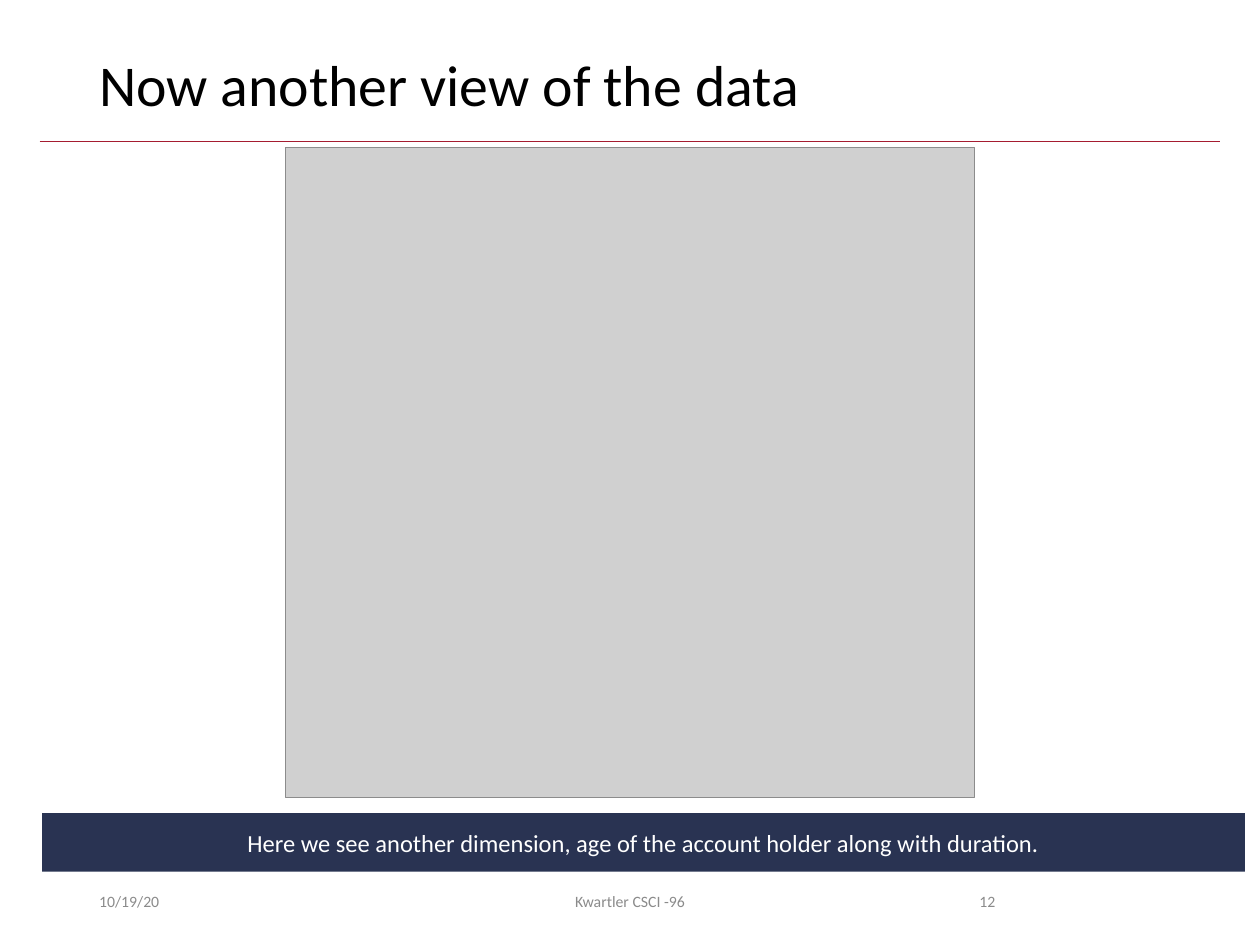
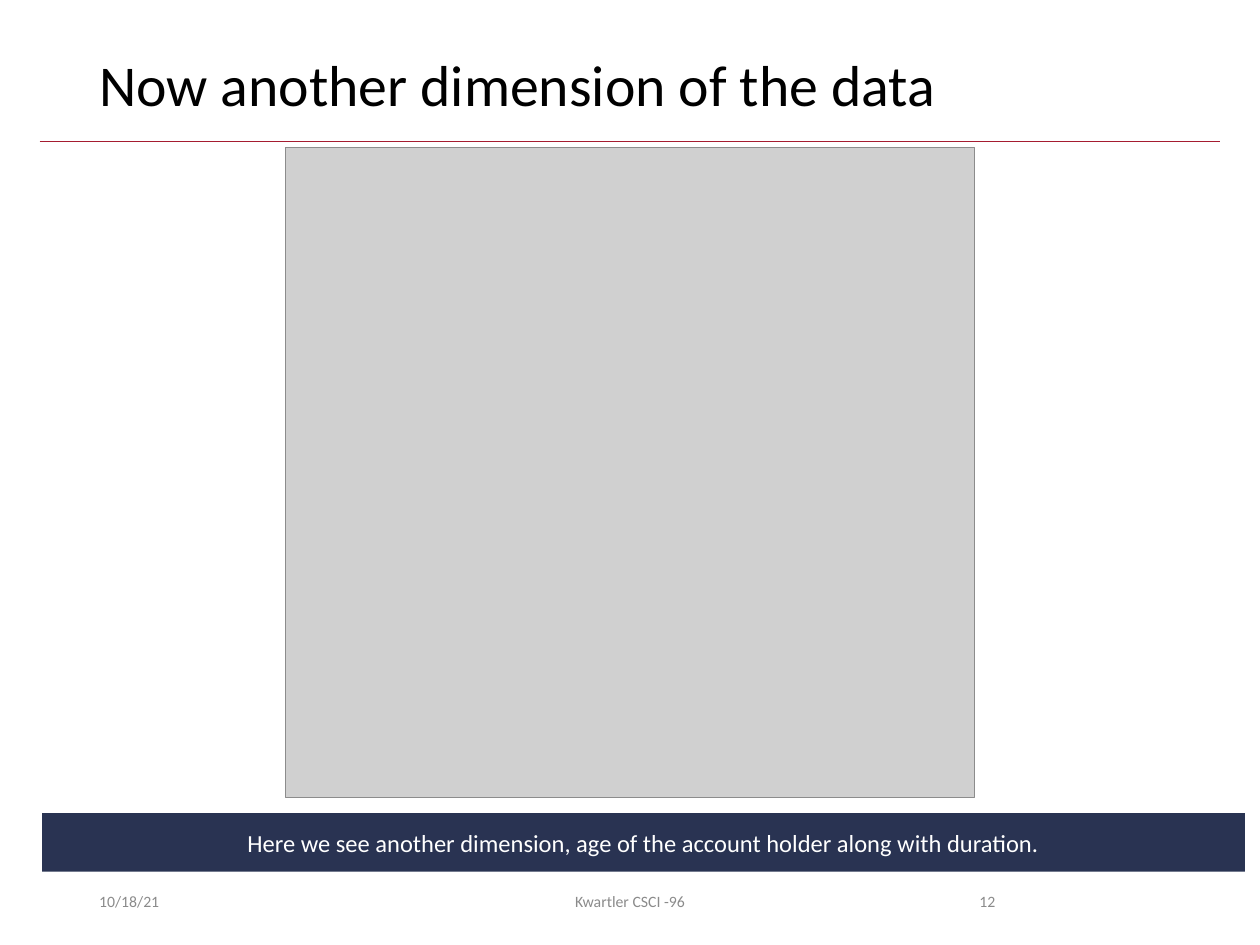
Before and after one commit to kwartler/Harvard_DataMining_Business_Student, a slide deck: slide 12 of Lessons/F_KNN_Decision_Tree/F_Decision Trees.pptx. Drawn at 1260x945 pixels with LibreOffice and Linux fonts; fonts in the diff are those of the drawing; grey boxes stand for pictures; background and template pictures are left out. Boxes give left, top, right and bottom in pixels: in the first picture for what was removed or moved away, otherwise in the second. Text is boxed around its words. In the diff, an @@ line names an element or a change of style, - is before the commit and + after.

```diff
--- a/Lessons/F_KNN_Decision_Tree/F_Decision Trees.pptx
+++ b/Lessons/F_KNN_Decision_Tree/F_Decision Trees.pptx
@@ title at (99, 66, 935, 107): text changed @@
-Now another view of the data
+Now another dimension of the data
@@ text at (99, 896, 159, 908): text changed @@
-10/19/20
+10/18/21
```
Also in this commit, not shown: 33 other slides changed, 6 other files.
